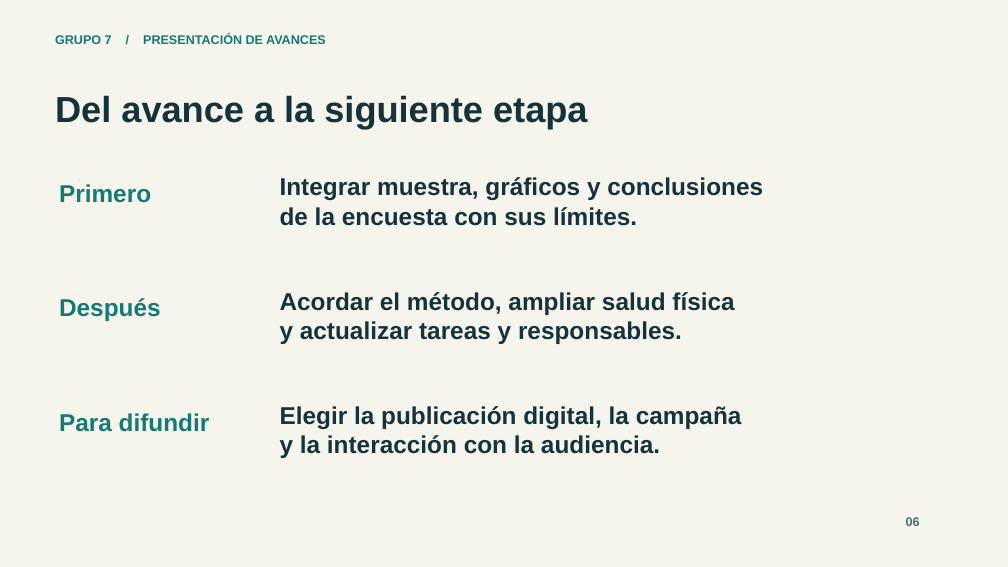
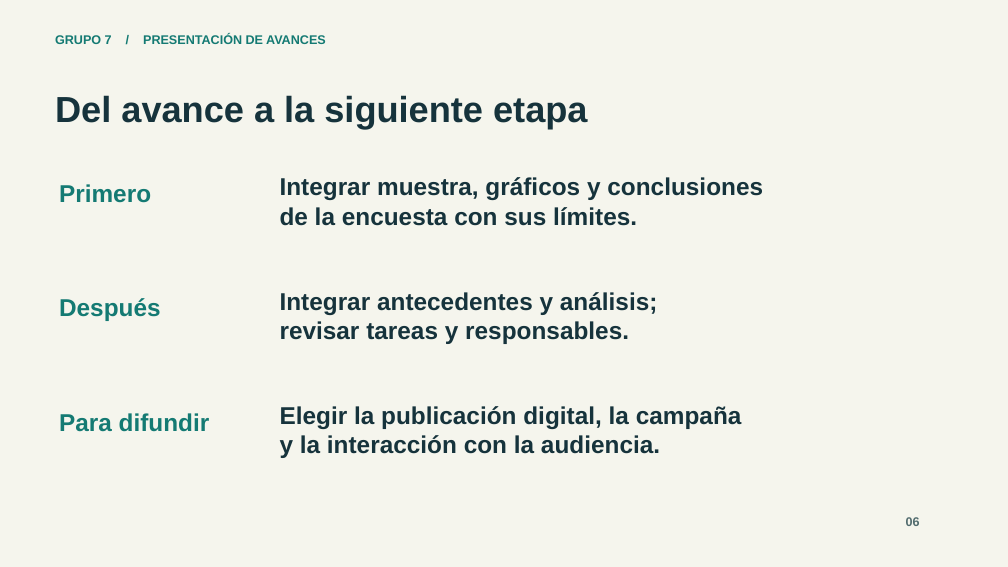
Before and after one commit to jochevipe/liderazgo_7, a slide deck: slide 6 of 06-presentaciones/presentacion/presentacion-avances-grupo-7-mejorada.pptx. Drawn at 1008x567 pixels with LibreOffice and Linux fonts; fonts in the diff are those of the drawing. Boxes give left, top, right and bottom in pixels: in the first picture for what was removed or moved away, otherwise in the second. Text is boxed around its words. In the diff, an @@ line names an element or a change of style, - is before the commit and + after.

```diff
--- a/06-presentaciones/presentacion/presentacion-avances-grupo-7-mejorada.pptx
+++ b/06-presentaciones/presentacion/presentacion-avances-grupo-7-mejorada.pptx
@@ text at (x1=280, y1=292, x2=658, y2=344): text changed @@
-Acordar el método, ampliar salud física
-y actualizar tareas y responsables.
+Integrar antecedentes y análisis;
+revisar tareas y responsables.
```
Also in this commit, not shown: 3 other slides changed, 1 slide added, 1 slide removed, 45 other files.
